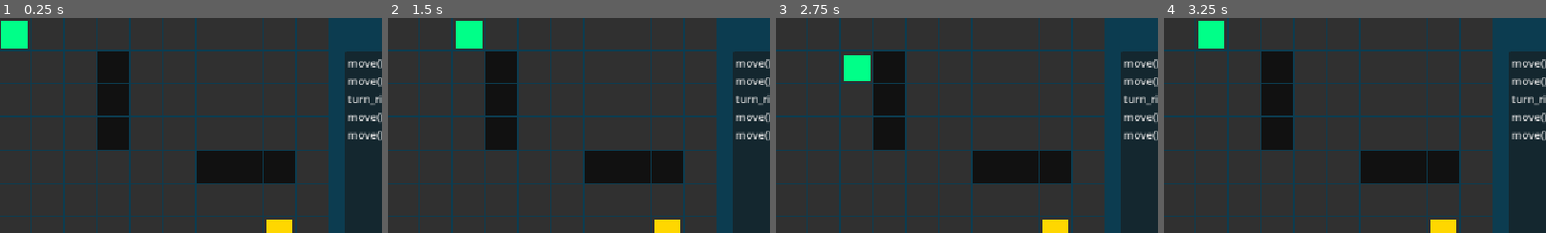
Above: before the commit, frames 1-4 (left to right).
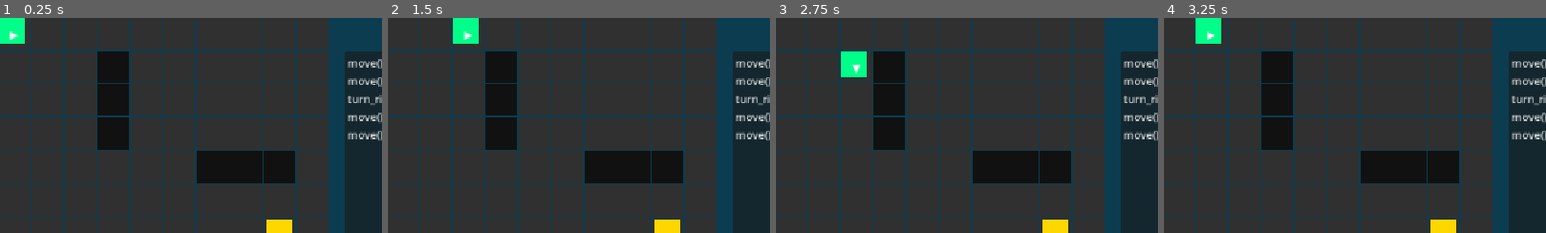
Above: after the commit, the same moments.

Repository: Akosigabbu13/GameForge
Game: Godot game, scene res://Scenes/gameforge.tscn
Same seed, same stepped clock (60 frames per second), same inputs: the game is played once before the commit and once after it.
Inputs:
- Up to frame 1 (0.25 s): no input
- Up to frame 2 (1.5 s): click "RUN" at 0.5 s; hold Right (ui_right) from 1.28 s (still down)
- Up to frame 3 (2.75 s): release Right (ui_right) at 2.03 s; hold Down (ui_down) from 2.03 s (still down)
- Up to frame 4 (3.25 s): tap Enter at 2.75 s; release Down (ui_down) at 2.78 s; hold Right (ui_right) from 2.78 s (still down)
The pictures show only the part of the screen within x 0-50%, y 0-50%; the shares and areas given below are measured in that part.

The runs differ from the first frame. In frame 1, 0.4% of the frame differs, in the area x 0-8%, y 0-15%; in frame 2, 0.5%, in the area x 17-25%, y 0-15%; in frame 3, 0.5%; in frame 4, 0.5%.

Commit message:
implemented for loops, Robot Face

Diff:
--- a/Scenes/gameforge.gd
+++ b/Scenes/gameforge.gd
@@ -1,8 +1,10 @@
 extends Node2D
+
 
 const GRID_WIDTH := 10
 const GRID_HEIGHT := 8
 const CELL_SIZE := 50
+
 
 const WALLS := [
 	Vector2i(3, 1),
@@ -13,10 +15,13 @@
 	Vector2i(8, 4)
 ]
 
+
 var grid := []
+
 
 var robot_position := Vector2i(0, 0)
 var robot_direction := Vector2i(1, 0)
+var robot_face: Label
 var robot: ColorRect
 var code_editor: TextEdit
 var goal_position := Vector2i(8, 6)
@@ -26,30 +31,27 @@
 var victory_label: Label
 var error_label: Label
 
+
 func _ready():
 	create_grid()
 	create_robot()
 	create_goal()
-
 	code_editor = $UI/CodeEditor
+
 
 func create_grid():
 	for y in range(GRID_HEIGHT):
 		var row := []
-
 		for x in range(GRID_WIDTH):
 			var cell := ColorRect.new()
 			cell.position = Vector2(x * CELL_SIZE, y * CELL_SIZE)
 			cell.size = Vector2(CELL_SIZE - 2, CELL_SIZE - 2)
-
 			if Vector2i(x, y) in WALLS:
 				cell.color = Color("#111111")
 			else:
 				cell.color = Color("#303030")
-
 			$Grid.add_child(cell)
 			row.append(cell)
-
 		grid.append(row)
 
 
@@ -57,69 +59,89 @@
 	robot = ColorRect.new()
 	robot.size = Vector2(CELL_SIZE - 10, CELL_SIZE - 10)
 	robot.color = Color("#00ff88")
-
 	$Grid.add_child(robot)
-
 	update_robot_position()
+	robot_face = Label.new()
+	robot_face.text = "▶"
+	robot_face.horizontal_alignment = HORIZONTAL_ALIGNMENT_CENTER
+	robot_face.vertical_alignment = VERTICAL_ALIGNMENT_CENTER
+	robot_face.size = Vector2(CELL_SIZE, CELL_SIZE)
+	robot_face.mouse_filter = Control.MOUSE_FILTER_IGNORE
+	add_child(robot_face)
 
 
 func update_robot_position():
-	robot.position = Vector2(
-		robot_position.x * CELL_SIZE + 5,
-		robot_position.y * CELL_SIZE + 5
+	var pixel_position = Vector2(
+		robot_position.x * CELL_SIZE,
+		robot_position.y * CELL_SIZE
 	)
+	robot.position = pixel_position
+	if robot_face:
+		robot_face.position = pixel_position
+		if robot_direction == Vector2i(1, 0):
+			robot_face.text = "▶"
+		elif robot_direction == Vector2i(0, 1):
+			robot_face.text = "▼"
+		elif robot_direction == Vector2i(-1, 0):
+			robot_face.text = "◀"
+		elif robot_direction == Vector2i(0, -1):
+			robot_face.text = "▲"
+
+
 func move():
 	if level_complete:
 		return
 	var next_position := robot_position + robot_direction
-
 	if next_position.x < 0 or next_position.x >= GRID_WIDTH:
 		return
-
 	if next_position.y < 0 or next_position.y >= GRID_HEIGHT:
 		return
-
 	if next_position in WALLS:
 		return
-
 	robot_position = next_position
 	update_robot_position()
-
 	if robot_position == goal_position:
 		level_complete = true
 		print("LEVEL COMPLETE!")
 		show_victory()
+
+
 func _input(event):
 	if event.is_action_pressed("ui_right"):
 		execute_command("move")
-
 	if event.is_action_pressed("ui_up"):
 		turn_right()
-
 	if event.is_action_pressed("ui_down"):
 		turn_left()
 
+
 func turn_right():
 	robot_direction = Vector2i(-robot_direction.y, robot_direction.x)
+
+
 func turn_left():
 	robot_direction = Vector2i(robot_direction.y, -robot_direction.x)
+
+
 func create_goal():
 	goal = ColorRect.new()
 	goal.size = Vector2(CELL_SIZE - 10, CELL_SIZE - 10)
 	goal.color = Color("#ffd700")
-
 	$Grid.add_child(goal)
-
 	goal.position = Vector2(
 		goal_position.x * CELL_SIZE + 5,
 		goal_position.y * CELL_SIZE + 5
 	)
+
+
 func show_victory():
 	victory_label = Label.new()
 	victory_label.text = "LEVEL COMPLETE!"
 	victory_label.position = Vector2(250, 180)
 	victory_label.add_theme_font_size_override("font_size", 32)
 	$Grid.add_child(victory_label)
+
+
 func execute_command(command: String) -> bool:
 	match command:
 		"move()":
@@ -133,41 +155,88 @@
 			return true
 		_:
 			return false
+
+
 func run_program():
 	if program_running:
 		return
-
 	reset_level()
 	program_running = true
-
 	await get_tree().create_timer(0.3).timeout
-
 	var lines := code_editor.text.split("\n")
+	var program := []
 	var line_number := 0
-
-	for line in lines:
+	var i := 0
+	while i < lines.size():
 		line_number += 1
-
-		var command := line.strip_edges()
-
-		if command == "":
+		var line: String = lines[i]
+		var stripped := line.strip_edges()
+		if stripped == "":
+			i += 1
 			continue
-
+		# Check for a for loop
+		if stripped.begins_with("for "):
+			var loop: Variant = parse_for_loop(stripped)
+			if loop == null:
+				var message := "Line %d: Invalid for loop" % line_number
+				print(message)
+				show_error(message)
+				program_running = false
+				return
+			var repeat_count: int = loop["count"]
+			if repeat_count > 20:
+				var message := "Line %d: Loop cannot repeat more than 20 times" % line_number
+				print(message)
+				show_error(message)
+				program_running = false
+				return
+			i += 1
+			var body := []
+			while i < lines.size():
+				var body_line: String = lines[i]
+				if body_line.strip_edges() == "":
+					i += 1
+					continue
+				if body_line.begins_with("    ") or body_line.begins_with("\t"):
+					body.append(body_line.strip_edges())
+					i += 1
+				else:
+					break
+			if body.is_empty():
+				var message := "Line %d: For loop has no indented body" % line_number
+				print(message)
+				show_error(message)
+				program_running = false
+				return
+			for repeat in range(repeat_count):
+				for command in body:
+					program.append({
+						"command": command,
+						"line": line_number
+					})
+			continue
+		program.append({
+			"command": stripped,
+			"line": line_number
+		})
+		i += 1
+	for instruction in program:
+		var command: String = instruction["command"]
+		var original_line: int = instruction["line"]
 		var valid := execute_command(command)
-
 		if not valid:
-			var message := "Line %d: Unknown command '%s'" % [line_number, command]
+			var message := "Line %d: Unknown command '%s'" % [original_line, command]
 			print(message)
 			show_error(message)
-			break
-
+			program_running = false
+			return
 		await get_tree().create_timer(0.3).timeout
-
 	program_running = false
 
 
 func _on_run_button_pressed():
 	run_program()
+
 
 func show_error(message: String):
 	if error_label:
@@ -180,17 +249,28 @@
 	error_label.modulate = Color("#ff5555")
 
 	$UI.add_child(error_label)
+
+
 func reset_level():
 	robot_position = Vector2i(0, 0)
 	robot_direction = Vector2i(1, 0)
 	level_complete = false
-
 	update_robot_position()
-
 	if victory_label:
 		victory_label.queue_free()
 		victory_label = null
-
 	if error_label:
 		error_label.queue_free()
 		error_label = null
+
+
+func parse_for_loop(line: String):
+	var regex := RegEx.new()
+	regex.compile("^for i in range\\(([0-9]+)\\):$")
+	var result := regex.search(line)
+	if result == null:
+		return null
+	var count := int(result.get_string(1))
+	return {
+		"count": count
+	}
